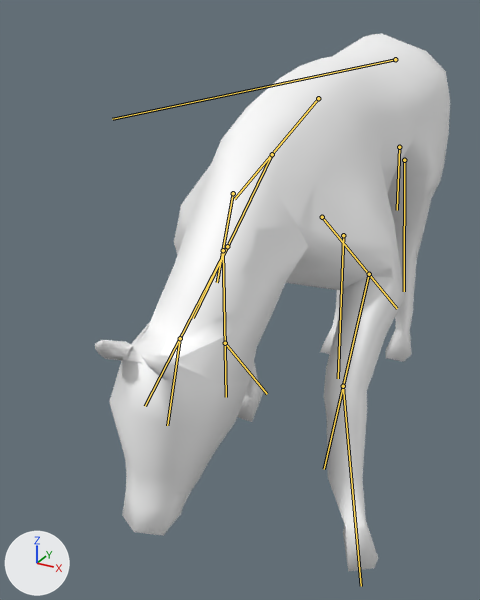
One commit to the glTF model Contents/mods/HorseMod/common/media/anims_X/Horse/Horse_Eat_Grass.glb: the scene before it, then after it.
Camera for both pictures: a camera (50 mm lens) standing at (0.515, -1.357, 0.934) and looking at (-0.077, -0.282, 0.396). Lighting does not change. The marker at lower left points along +X, +Y and +Z. Both versions are drawn at frame 112 of the action 'Horse_Eat_Grass'; the numbers are the values there. The bones that change are drawn over the model as lines.

Objects in the first picture: 'GEO-Horse'.
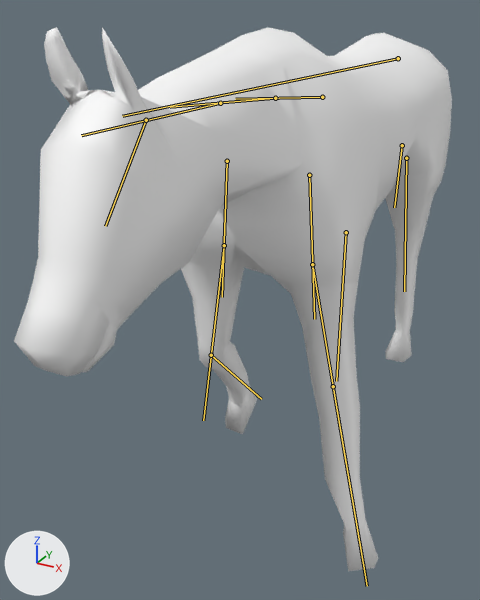
What differs and where, as boxes (x1, y1, x2, y2) in the pictures (480 x 600 px):
'GEO-Horse', posed (23% wider): before (95, 34, 450, 571); after (14, 27, 452, 571)
bone 'Bip01', root to tip: before (395, 59) to (112, 119); after (398, 58) to (122, 116)
bone 'DEF_Spine3', root to tip: before (318, 98) to (234, 199); after (322, 97) to (235, 99)
bone 'DEF_Neck1', root to tip: before (272, 154) to (193, 318); after (275, 98) to (170, 107)
bone 'DEF_Neck2', root to tip: before (227, 246) to (145, 406); after (220, 103) to (81, 135)
bone 'DEF_Head', root to tip: before (180, 338) to (167, 425); after (146, 120) to (105, 226)
bone 'DEF_Shoulder.L', root to tip: before (322, 217) to (397, 308); after (309, 175) to (314, 319)
bone 'DEF_Radius.L', root to tip: before (369, 274) to (324, 469); after (312, 264) to (346, 463)
bone 'DEF_FrontCannon.L', root to tip: before (343, 386) to (361, 586); after (333, 386) to (367, 586)
bone 'DEF_Shoulder.R', root to tip: before (233, 193) to (217, 282); after (227, 161) to (222, 297)
bone 'DEF_Radius.R', root to tip: before (223, 250) to (226, 397); after (224, 245) to (203, 420)
bone 'DEF_FrontCannon.R', root to tip: before (225, 343) to (267, 394); after (211, 355) to (261, 399)
bone 'DEF_Tail3', root to tip: before (399, 147) to (397, 210); after (402, 145) to (394, 207)
bone 'DEF_Gaskin.L', root to tip: before (404, 160) to (404, 291); after (406, 158) to (404, 291)
bone 'DEF_RearCannon.R', root to tip: before (343, 235) to (338, 378); after (346, 232) to (336, 381)

Patch to the scene script:
```diff
--- a/Contents/mods/HorseMod/common/media/anims_X/Horse/Horse_Eat_Grass.glb.py
+++ b/Contents/mods/HorseMod/common/media/anims_X/Horse/Horse_Eat_Grass.glb.py
@@ bone_bip01 @@
 bone_bip01 = bpy.data.objects['Bip01'].pose.bones['Bip01']  # child of 'Bip01_Root'
-bone_bip01.location = (-0.001, 0.04, -0.007)
+bone_bip01.location = (-0.001, 0.007, -0.004)
@@ bone_def_spine3 @@
 bone_def_spine3 = bpy.data.objects['Bip01'].pose.bones['DEF_Spine3']  # child of 'DEF_Spine2'
-bone_def_spine3.rotation_quaternion = (0.967, -0.252, -0.024, 0.001)  # degrees (-29, -3, 1)
+bone_def_spine3.rotation_quaternion = (1.0, -0.029, -0.004, 0.0)  # degrees (-3, 0, 0)
@@ bone_def_neck1 @@
 bone_def_neck1 = bpy.data.objects['Bip01'].pose.bones['DEF_Neck1']  # child of 'DEF_Spine3'
-bone_def_neck1.rotation_quaternion = (0.911, -0.405, 0.08, 0.005)  # degrees (-48, 9, -3)
+bone_def_neck1.rotation_quaternion = (0.946, -0.317, 0.075, 0.011)  # degrees (-37, 9, -2)
@@ bone_def_neck2 @@
 bone_def_neck2 = bpy.data.objects['Bip01'].pose.bones['DEF_Neck2']  # child of 'DEF_Neck1'
-bone_def_neck2.rotation_quaternion = (0.997, -0.033, -0.043, -0.058)  # degrees (-4, -5, -7)
+bone_def_neck2.rotation_quaternion = (0.997, -0.015, -0.042, -0.057)  # degrees (-1, -5, -7)
@@ bone_def_head @@
 bone_def_head = bpy.data.objects['Bip01'].pose.bones['DEF_Head']  # child of 'DEF_Neck2'
-bone_def_head.rotation_quaternion = (0.928, 0.372, -0.019, -0.017)  # degrees (44, -1, -3)
+bone_def_head.rotation_quaternion = (0.964, 0.264, -0.014, -0.01)  # degrees (31, -1, -2)
@@ bone_def_shoulder_l @@
 bone_def_shoulder_l = bpy.data.objects['Bip01'].pose.bones['DEF_Shoulder.L']  # child of 'DEF_Spine3'
-bone_def_shoulder_l.location = (0.008, 0.018, 0.05)
-bone_def_shoulder_l.rotation_quaternion = (0.958, -0.008, -0.112, -0.265)  # degrees (3, -13, -31)
+bone_def_shoulder_l.location = (0.001, 0.003, 0.008)
+bone_def_shoulder_l.rotation_quaternion = (0.999, -0.001, -0.018, -0.042)  # degrees (0, -2, -5)
@@ bone_def_radius_l @@
 bone_def_radius_l = bpy.data.objects['Bip01'].pose.bones['DEF_Radius.L']  # child of 'DEF_Shoulder.L'
-bone_def_radius_l.rotation_quaternion = (0.776, -0.608, 0.008, 0.168)  # degrees (-75, 12, 15)
+bone_def_radius_l.rotation_quaternion = (0.989, -0.094, 0.056, -0.102)  # degrees (-11, 5, -12)
@@ bone_def_frontcannon_l @@
 bone_def_frontcannon_l = bpy.data.objects['Bip01'].pose.bones['DEF_FrontCannon.L']  # child of 'DEF_Radius.L'
-bone_def_frontcannon_l.rotation_quaternion = (0.955, 0.298, 0.0, -0.015)  # degrees (35, 1, -2)
+bone_def_frontcannon_l.rotation_quaternion = (1.0, -0.029, 0.0, 0.001)  # degrees (-3, 0, 0)
@@ bone_def_shoulder_r @@
 bone_def_shoulder_r = bpy.data.objects['Bip01'].pose.bones['DEF_Shoulder.R']  # child of 'DEF_Spine3'
-bone_def_shoulder_r.location = (0.001, -0.063, -0.002)
-bone_def_shoulder_r.rotation_quaternion = (0.982, -0.059, 0.093, 0.151)  # degrees (-5, 12, 17)
+bone_def_shoulder_r.location = (0.0, -0.01, 0.0)
+bone_def_shoulder_r.rotation_quaternion = (1.0, -0.009, 0.015, 0.024)  # degrees (-1, 2, 3)
@@ bone_def_radius_r @@
 bone_def_radius_r = bpy.data.objects['Bip01'].pose.bones['DEF_Radius.R']  # child of 'DEF_Shoulder.R'
-bone_def_radius_r.rotation_quaternion = (0.971, -0.153, -0.099, -0.158)  # degrees (-16, -14, -17)
+bone_def_radius_r.rotation_quaternion = (0.996, -0.078, -0.033, 0.014)  # degrees (-9, -4, 2)
@@ bone_def_frontcannon_r @@
 bone_def_frontcannon_r = bpy.data.objects['Bip01'].pose.bones['DEF_FrontCannon.R']  # child of 'DEF_Radius.R'
-bone_def_frontcannon_r.rotation_quaternion = (0.957, 0.291, 0.0, 0.014)  # degrees (34, 0, 2)
+bone_def_frontcannon_r.rotation_quaternion = (0.911, 0.412, 0.0, 0.021)  # degrees (49, -1, 2)
@@ bone_def_tail3 @@
 bone_def_tail3 = bpy.data.objects['Bip01'].pose.bones['DEF_Tail3']  # child of 'DEF_Tail2'
-bone_def_tail3.rotation_quaternion = (0.997, -0.074, 0.01, -0.021)  # degrees (-8, 1, -2)
+bone_def_tail3.rotation_quaternion = (0.997, -0.058, -0.009, 0.04)  # degrees (-7, -1, 5)
@@ bone_def_gaskin_l @@
 bone_def_gaskin_l = bpy.data.objects['Bip01'].pose.bones['DEF_Gaskin.L']  # child of 'DEF_Pelvis.L'
-bone_def_gaskin_l.rotation_quaternion = (0.996, -0.09, 0.011, -0.019)  # degrees (-10, 1, -2)
+bone_def_gaskin_l.rotation_quaternion = (0.994, -0.108, 0.011, -0.019)  # degrees (-12, 1, -2)
@@ bone_def_rearcannon_r @@
 bone_def_rearcannon_r = bpy.data.objects['Bip01'].pose.bones['DEF_RearCannon.R']  # child of 'DEF_Gaskin.R'
-bone_def_rearcannon_r.rotation_quaternion = (0.981, 0.192, 0.0, 0.008)  # degrees (22, 0, 1)
+bone_def_rearcannon_r.rotation_quaternion = (0.989, 0.15, 0.0, 0.006)  # degrees (17, 0, 1)
```
